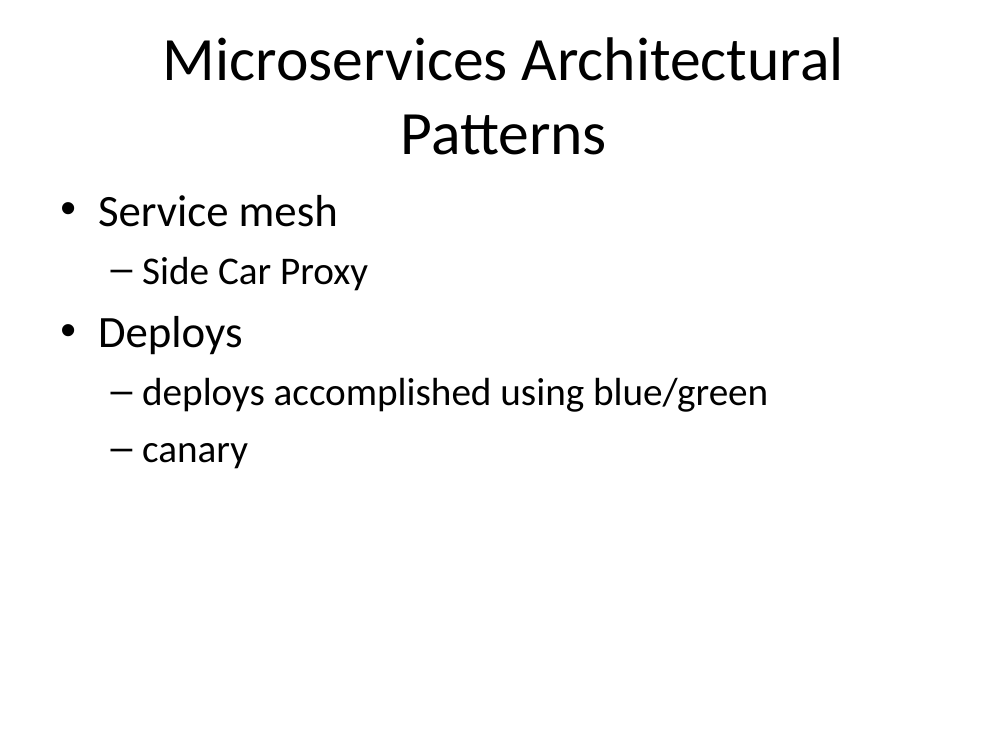
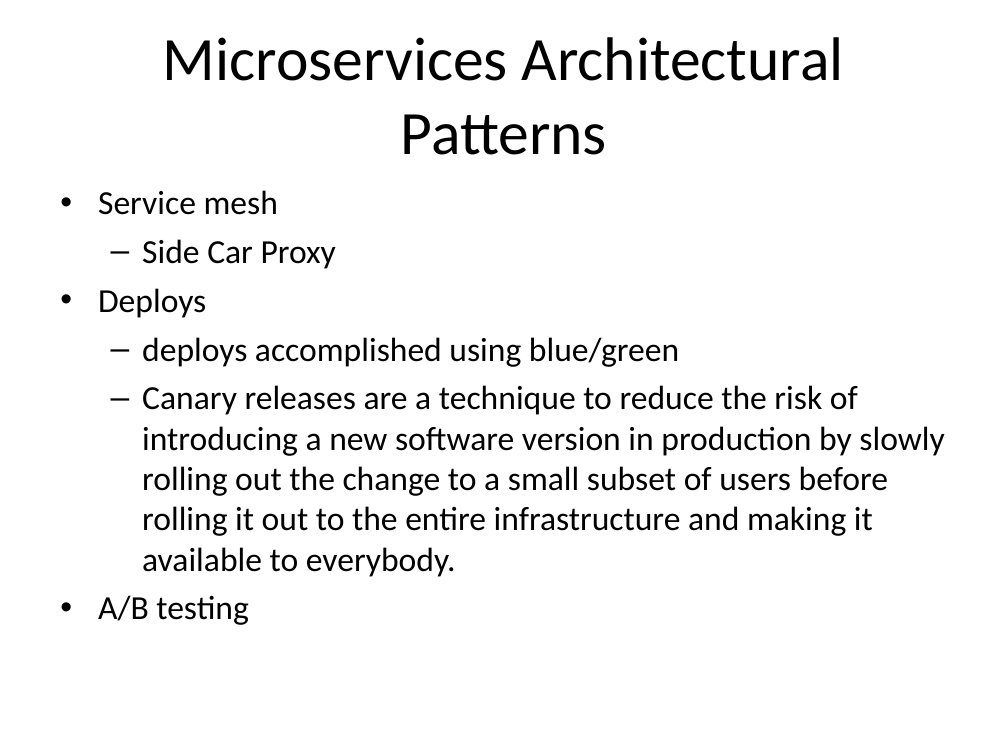
Before and after one commit to bobwares/training, a slide deck: slide 35 of presentations/Microservices Architecures.ppt (slide 34 before the commit). Drawn at 1008x756 pixels with LibreOffice and Linux fonts; fonts in the diff are those of the drawing. Boxes give left, top, right and bottom in pixels: in the first picture for what was removed or moved away, otherwise in the second. Text is boxed around its words. In the diff, an @@ line names an element or a change of style, - is before the commit and + after.

Commit message:
ms

```diff
--- a/presentations/Microservices Architecures.ppt
+++ b/presentations/Microservices Architecures.ppt
@@ text at (98, 190, 679, 367): size 32 to 24 pt in "Service mesh", "Deploys"; size 28 to 24 pt in "Side Car Proxy", "deploys accomplished using blue/green"; less space between paragraphs @@
@@ text at (98, 385, 944, 625): text changed; size 28 to 24 pt @@
-  – canary
+  – Canary releases are a technique to reduce the risk of introducing a new software version in production by slowly rolling out the change to a small subset of users before rolling it out to the entire infrastructure and making it available to everybody.
+• A/B testing
```
Also in this commit, not shown: 2 other slides changed, 7 slides added, 1 slide removed.
